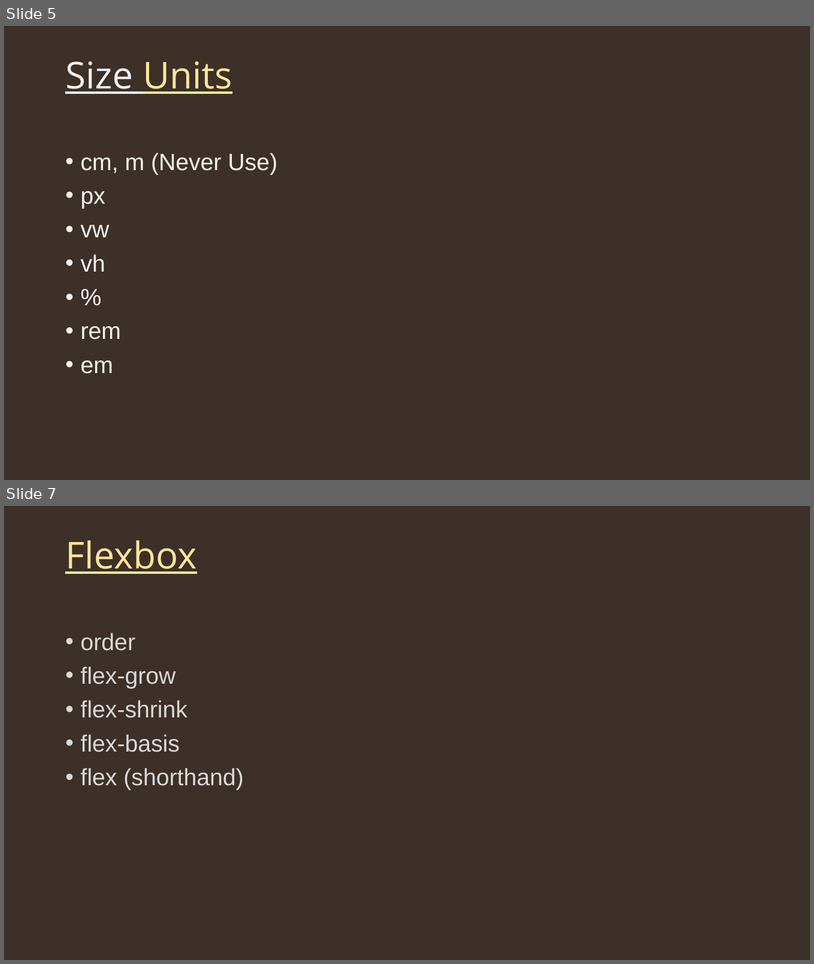
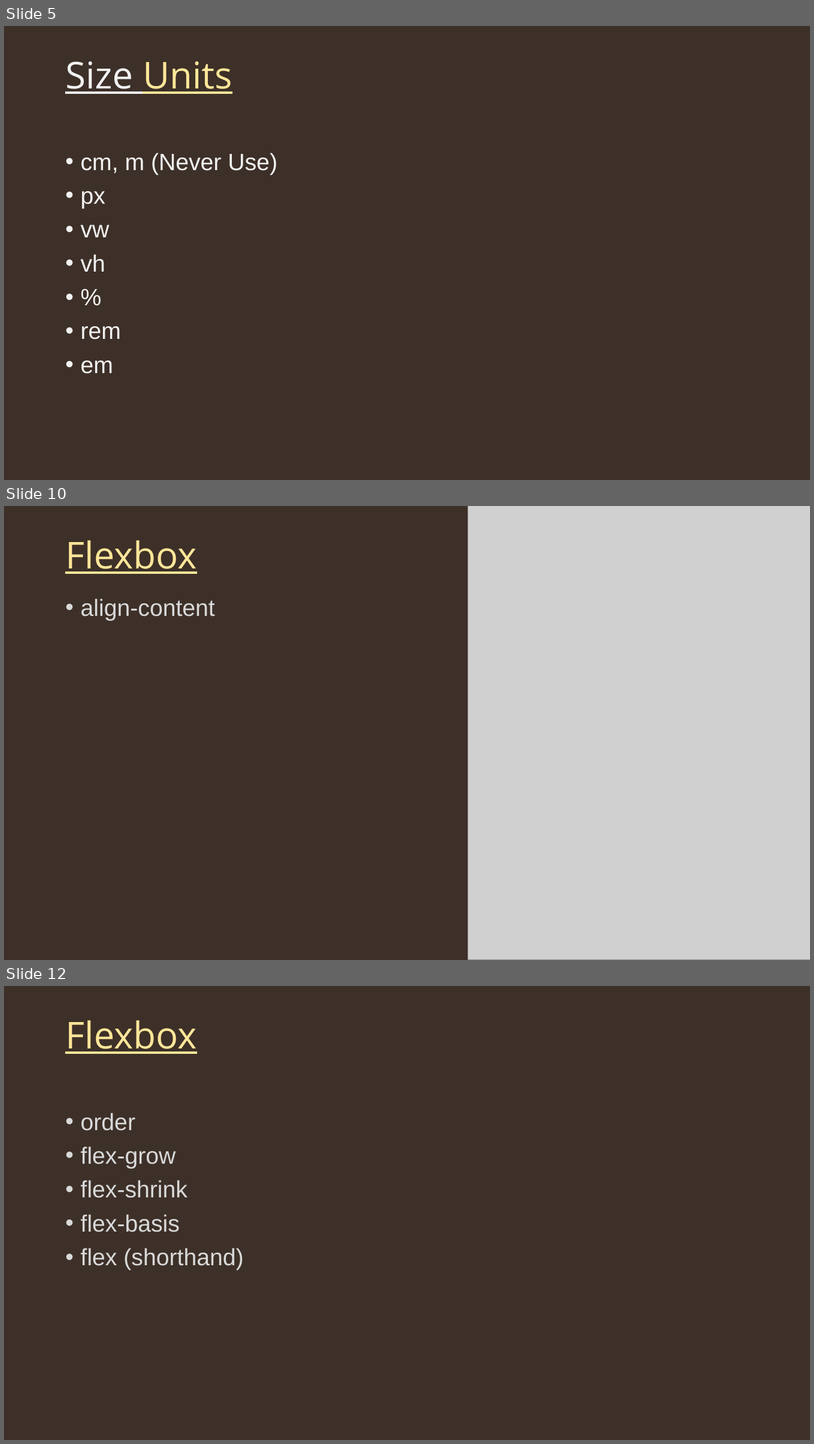
Before and after one commit to Bijit-Mondal/Web-Dev-Tutorial, a slide deck: 003CSS.pptx. Shown one above the other, each under a label of ours: slides 5 and 7 before the commit, slides 5, 10 and 12 after it; the slides between them are not shown. The pictures are 814x964 and 814x1444 pixels, drawn with LibreOffice and Linux fonts; fonts in the diff are those of the drawing; grey boxes stand for pictures. Boxes give left, top, right and bottom in pixels: in the first picture for what was removed or moved away, otherwise in the second. Text is boxed around its words. In the diff, an @@ line names an element or a change of style, - is before the commit and + after.

```diff
--- a/003CSS.pptx
+++ b/003CSS.pptx
@@ slide 10 added at box(4, 506, 810, 960), background #3D3028 @@
@@ picture added at box(468, 506, 810, 960) @@
@@ title added at box(65, 540, 197, 574), 44 pt, text #FFE699, underline @@
+Flexbox
@@ text added at box(81, 598, 215, 621), 28 pt, text #D9D9D9 @@
+• align-content
@@ what was slide 7 is now slide 12 @@
```
Also in this commit, not shown: 1 slide changed, 6 other slides added.
